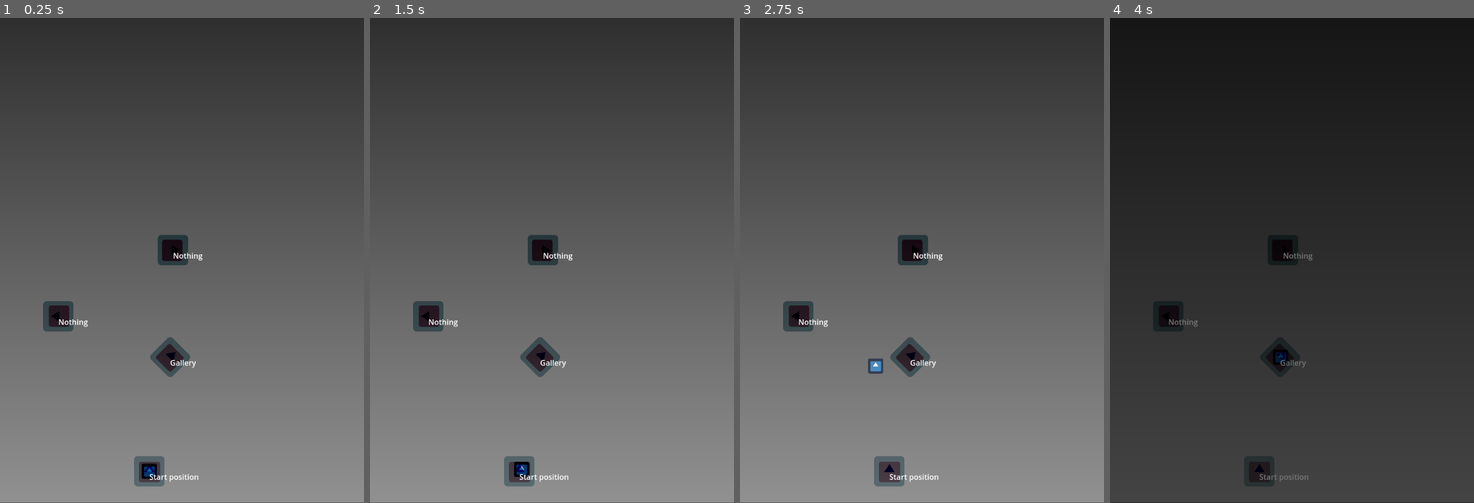
Above: before the commit, frames 1-4 (left to right).
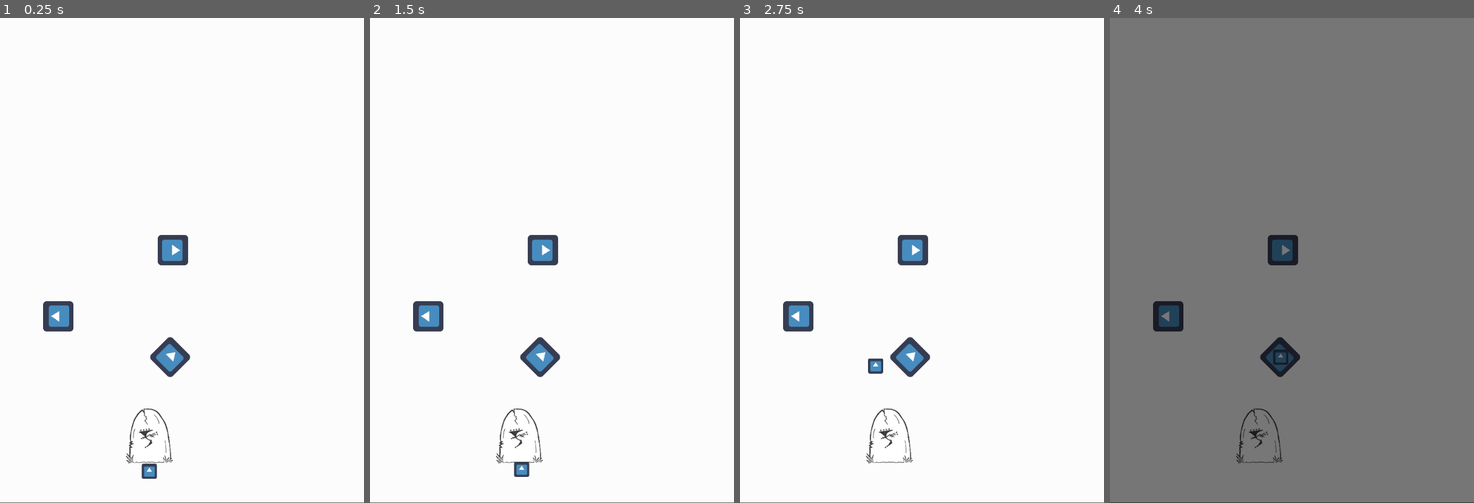
Above: after the commit, the same moments.

Repository: AntonioDell/pip-melville-website
Game: Godot game, scene res://main.tscn
Two runs of this game, one before a commit and one after it. Both use one fixed random seed, a clock stepped at 60 frames per second and the inputs below. The engine's default icon, where the game draws it, is replaced by a stand-in: a white triangle on a blue panel in a dark square.
Inputs (mouse positions are in pixels of both pictures, inside the frame that each line leads up to):
- Up to frame 1 (0.25 s): no input
- Up to frame 2 (1.5 s): tap Enter at 0.5 s; move the mouse to (519, 469) at 0.52 s; click (519, 469) at 0.67 s; tap Space at 1.25 s; move the mouse to (541, 357) at 1.27 s; click (541, 357) at 1.42 s
- Up to frame 3 (2.75 s): move the mouse to (914, 250) at 2.02 s; click (914, 250) at 2.17 s
- Up to frame 4 (4 s): move the mouse to (1168, 318) at 2.77 s; click (1168, 318) at 2.92 s; tap Enter at 3.5 s; move the mouse to (1401, 333) at 3.52 s; click (1401, 333) at 3.67 s

The runs differ from the first frame. In frame 1, 99% of the frame differs, in the area x 0-100%, y 0-100%; in frame 2, 99%; in frame 3, 99%; in frame 4, 99%.

Commit message:
feat: Use startpoint asset

Diff:
--- a/level_indicator.gd
+++ b/level_indicator.gd
@@ -1,23 +1,11 @@
-@tool
 class_name LevelIndicator
 extends CharacterBody2D
 
 signal clicked(level_indicator)
 
-@export var player_path_follow_node: NodePath
 @export var scene_to_load: PackedScene
 @export var map_position: int
-@export var level_name := "":
-	get:
-		return level_name # TODOConverter40 Non existent get function
-	set(mod_value):
-		level_name = mod_value
-		if $Label:
-			$Label.text = level_name
-			$Label.set_rotation(-rotation)
 
 func _on_LevelIndicator_input_event(viewport, event, shape_idx):
-	if Engine.is_editor_hint():
-		return
 	if event is InputEventMouseButton and event.pressed:
 		emit_signal("clicked", self)
--- a/level_indicator.tscn
+++ b/level_indicator.tscn
@@ -1,31 +1,18 @@
-[gd_scene load_steps=5 format=3 uid="uid://bhljkiuo67f0k"]
+[gd_scene load_steps=3 format=3 uid="uid://bhljkiuo67f0k"]
 
 [ext_resource type="Script" path="res://level_indicator.gd" id="1"]
-[ext_resource type="Texture2D" uid="uid://7015tnpv5ruu" path="res://icon.png" id="3"]
 
-[sub_resource type="RectangleShape2D" id="5"]
+[sub_resource type="RectangleShape2D" id="RectangleShape2D_tt13o"]
 size = Vector2(68, 66)
 
-[sub_resource type="CanvasItemMaterial" id="4"]
-blend_mode = 2
-
 [node name="LevelIndicator" type="CharacterBody2D" groups=["level_indicators"]]
-position = Vector2(296, 784)
 input_pickable = true
 script = ExtResource("1")
-player_path_follow_node = NodePath("")
 map_position = 0
 
 [node name="CollisionShape2D" type="CollisionShape2D" parent="."]
-shape = SubResource("5")
+shape = SubResource("RectangleShape2D_tt13o")
 
 [node name="IndicatorSprite" type="Sprite2D" parent="."]
-modulate = Color(0.972549, 0.588235, 0.388235, 1)
-material = SubResource("4")
-texture = ExtResource("3")
-
-[node name="Label" type="Label" parent="."]
-offset_right = 40.0
-offset_bottom = 14.0
 
 [connection signal="input_event" from="." to="." method="_on_LevelIndicator_input_event"]
--- a/levels/gallery/gallery_frame.tscn
+++ b/levels/gallery/gallery_frame.tscn
@@ -21,6 +21,22 @@
 "values": [0.0]
 }
 
+[sub_resource type="Animation" id="Animation_wg4bd"]
+resource_name = "swing_to_left_movement"
+length = 3.0
+tracks/0/type = "value"
+tracks/0/imported = false
+tracks/0/enabled = true
+tracks/0/path = NodePath(".:rotation")
+tracks/0/interp = 1
+tracks/0/loop_wrap = true
+tracks/0/keys = {
+"times": PackedFloat32Array(0, 0.3, 1, 1.1, 2, 2.5, 2.8, 3),
+"transitions": PackedFloat32Array(0.5, 13.9288, 2, 2, 2, 2, 1, 2),
+"update": 0,
+"values": [0.0, -0.174533, -0.139626, -0.174533, -0.20944, 0.139626, -0.10472, 0.0]
+}
+
 [sub_resource type="Animation" id="Animation_0pesu"]
 resource_name = "swing_to_right_movement"
 length = 3.0
@@ -35,22 +51,6 @@
 "transitions": PackedFloat32Array(0.5, 13.9288, 2, 2, 2, 2, 1, 2),
 "update": 0,
 "values": [0.0, 0.174533, 0.139626, 0.174533, 0.20944, -0.139626, 0.10472, 0.0]
-}
-
-[sub_resource type="Animation" id="Animation_wg4bd"]
-resource_name = "swing_to_left_movement"
-length = 3.0
-tracks/0/type = "value"
-tracks/0/imported = false
-tracks/0/enabled = true
-tracks/0/path = NodePath(".:rotation")
-tracks/0/interp = 1
-tracks/0/loop_wrap = true
-tracks/0/keys = {
-"times": PackedFloat32Array(0, 0.3, 1, 1.1, 2, 2.5, 2.8, 3),
-"transitions": PackedFloat32Array(0.5, 13.9288, 2, 2, 2, 2, 1, 2),
-"update": 0,
-"values": [0.0, -0.174533, -0.139626, -0.174533, -0.20944, 0.139626, -0.10472, 0.0]
 }
 
 [sub_resource type="AnimationLibrary" id="AnimationLibrary_anqa5"]
--- a/map.tscn
+++ b/map.tscn
@@ -1,17 +1,22 @@
-[gd_scene load_steps=11 format=3 uid="uid://bu33hkgfjvme8"]
+[gd_scene load_steps=13 format=3 uid="uid://bu33hkgfjvme8"]
 
 [ext_resource type="PackedScene" uid="uid://cy58bg0hrd4ru" path="res://map_path.tscn" id="1"]
 [ext_resource type="Texture2D" uid="uid://7015tnpv5ruu" path="res://icon.png" id="2"]
 [ext_resource type="PackedScene" uid="uid://bhljkiuo67f0k" path="res://level_indicator.tscn" id="3"]
 [ext_resource type="Script" path="res://map.gd" id="4"]
 [ext_resource type="PackedScene" uid="uid://bqi1775607o20" path="res://levels/gallery/gallery_level.tscn" id="5"]
+[ext_resource type="Texture2D" uid="uid://cjx2btnv47wmb" path="res://levels/gallery/startpoint.png" id="5_jh5np"]
 
 [sub_resource type="Gradient" id="1"]
-colors = PackedColorArray(0.183594, 0.183594, 0.183594, 1, 0.570312, 0.570312, 0.570312, 1)
+offsets = PackedFloat32Array(0.00380228)
+colors = PackedColorArray(0.991164, 0.991164, 0.991164, 1)
 
 [sub_resource type="GradientTexture2D" id="2"]
 gradient = SubResource("1")
 width = 1024
+
+[sub_resource type="RectangleShape2D" id="RectangleShape2D_ai124"]
+size = Vector2(102, 121)
 
 [sub_resource type="Curve2D" id="Curve2D_3t044"]
 _data = {
@@ -41,9 +46,43 @@
 scale = Vector2(1, 764)
 texture = SubResource("2")
 
-[node name="Player" type="Sprite2D" parent="."]
-position = Vector2(392, 960)
-scale = Vector2(0.5, 0.5)
+[node name="Indicators" type="Node2D" parent="."]
+
+[node name="LevelIndicator0" parent="Indicators" instance=ExtResource("3")]
+position = Vector2(315, 958)
+
+[node name="CollisionShape2D" parent="Indicators/LevelIndicator0" index="0"]
+position = Vector2(0, -75.5)
+shape = SubResource("RectangleShape2D_ai124")
+
+[node name="IndicatorSprite" parent="Indicators/LevelIndicator0" index="1"]
+position = Vector2(0, -74)
+scale = Vector2(0.174, 0.174)
+texture = ExtResource("5_jh5np")
+
+[node name="LevelIndicator1" parent="Indicators" instance=ExtResource("3")]
+position = Vector2(359, 717)
+rotation = 0.785398
+scene_to_load = ExtResource("5")
+map_position = 1
+
+[node name="IndicatorSprite" parent="Indicators/LevelIndicator1" index="1"]
+texture = ExtResource("2")
+
+[node name="LevelIndicator2" parent="Indicators" instance=ExtResource("3")]
+position = Vector2(365, 491)
+rotation = 1.5708
+map_position = 2
+
+[node name="IndicatorSprite" parent="Indicators/LevelIndicator2" index="1"]
+texture = ExtResource("2")
+
+[node name="LevelIndicator3" parent="Indicators" instance=ExtResource("3")]
+position = Vector2(123, 631)
+rotation = 4.71239
+map_position = 3
+
+[node name="IndicatorSprite" parent="Indicators/LevelIndicator3" index="1"]
 texture = ExtResource("2")
 
 [node name="Paths" type="Node2D" parent="."]
@@ -67,27 +106,12 @@
 end = NodePath("../../Indicators/LevelIndicator3")
 is_two_way = true
 
-[node name="Indicators" type="Node2D" parent="."]
+[node name="Player" type="Sprite2D" parent="."]
+position = Vector2(326, 945)
+scale = Vector2(0.5, 0.5)
+texture = ExtResource("2")
 
-[node name="LevelIndicator0" parent="Indicators" instance=ExtResource("3")]
-position = Vector2(315, 958)
-level_name = "Start position"
-
-[node name="LevelIndicator1" parent="Indicators" instance=ExtResource("3")]
-position = Vector2(359, 717)
-rotation = 0.785398
-scene_to_load = ExtResource("5")
-map_position = 1
-level_name = "Gallery"
-
-[node name="LevelIndicator2" parent="Indicators" instance=ExtResource("3")]
-position = Vector2(365, 491)
-rotation = 1.5708
-map_position = 2
-level_name = "Nothing"
-
-[node name="LevelIndicator3" parent="Indicators" instance=ExtResource("3")]
-position = Vector2(123, 631)
-rotation = 4.71239
-map_position = 3
-level_name = "Nothing"
+[editable path="Indicators/LevelIndicator0"]
+[editable path="Indicators/LevelIndicator1"]
+[editable path="Indicators/LevelIndicator2"]
+[editable path="Indicators/LevelIndicator3"]
--- a/map_path.gd
+++ b/map_path.gd
@@ -26,7 +26,6 @@
 var _player_node: Node2D
 
 func _ready():
-	print("is_two_way=%s" % is_two_way)
 	_init_curve()
 	if not Engine.is_editor_hint():
 		_update_map_positions()
Binary file added: levels/gallery/startpoint.png
Not shown, added: levels/gallery/startpoint.png.import
